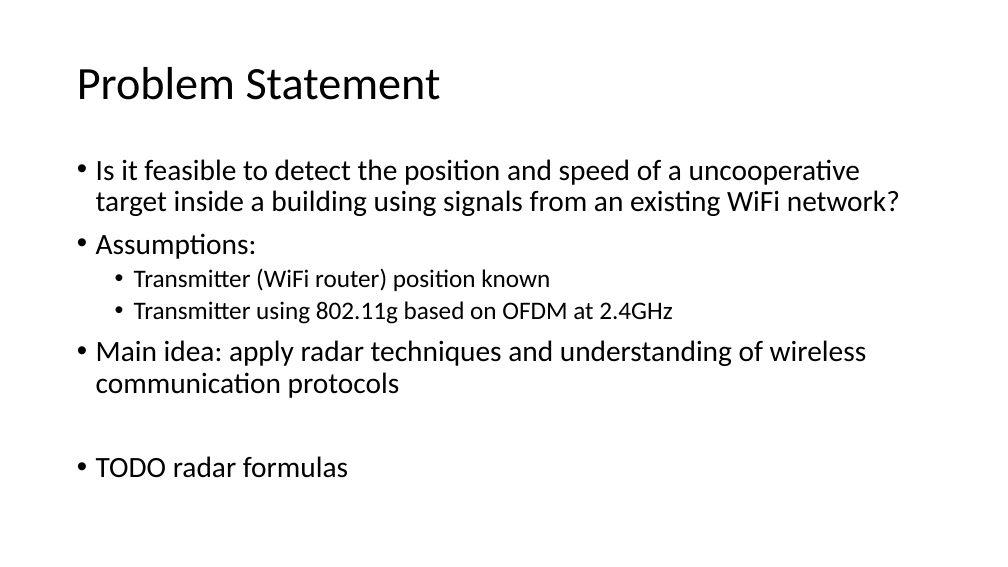
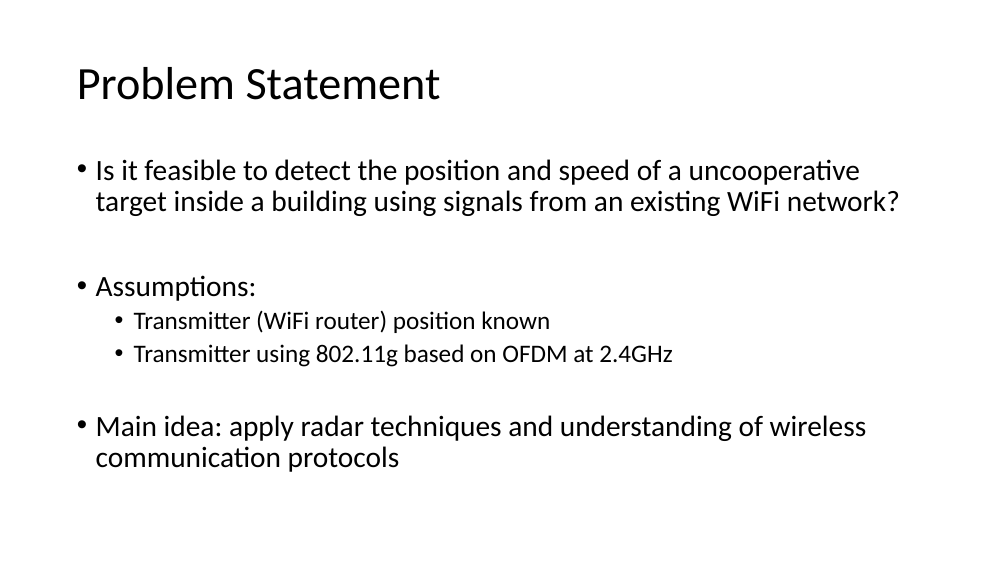
Before and after one commit to USRPMAN/wifi-radar, a slide deck: slide 3 of presentation.pptx. Drawn at 1008x567 pixels with LibreOffice and Linux fonts; fonts in the diff are those of the drawing. Boxes give left, top, right and bottom in pixels: in the first picture for what was removed or moved away, otherwise in the second. Text is boxed around its words. In the diff, an @@ line names an element or a change of style, - is before the commit and + after.

```diff
--- a/presentation.pptx
+++ b/presentation.pptx
@@ text at bbox=[96, 456, 348, 478]: paragraph removed @@
-• TODO radar formulas
```
Also in this commit, not shown: 1 other slide changed, 3 slides added.
